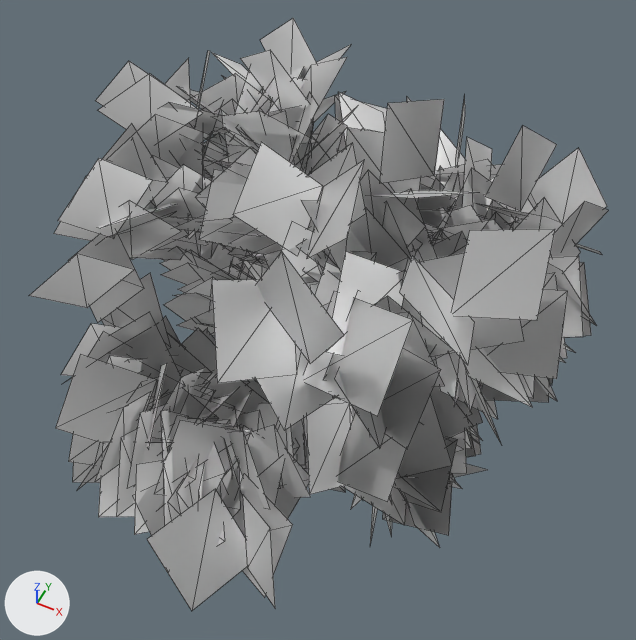
What one commit did to the glTF model Resources/Assets/Tree/Leaves1/Ash1.gltf.
Rendered twice from a 50 mm camera at (3.38, -6.06, 12.3) aimed at (0.48, -0.25, 5.04). The lights are fixed; the arrows at lower left show +X, +Y and +Z. Mesh edges are drawn as thin lines. Where no turn or scale is listed for an object, it has been applied to the vertices.

In view in the first picture: 'Leaves1_LOD0'.
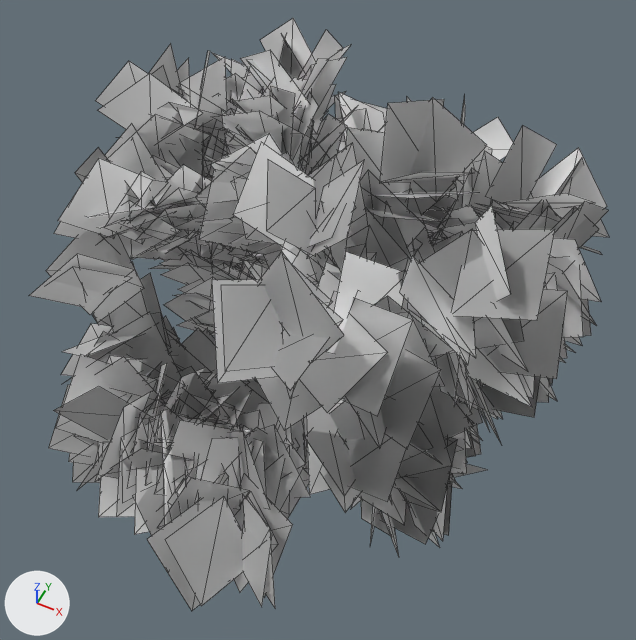
What differs and where, as boxes (x1, y1, x2, y2) in the pictures (636 x 640 px):
'Leaves2_LOD0', added: after (46, 30, 609, 607)

Patch to the scene script:
```diff
--- a/Resources/Assets/Tree/Leaves1/Ash1.gltf.py
+++ b/Resources/Assets/Tree/Leaves1/Ash1.gltf.py
@@ mat_tree_2mat_001 @@
+mat_tree_2mat_001 = bpy.data.materials.new('Tree_2Mat.001')
+mat_tree_2mat_001.use_nodes = True; mat_tree_2mat_001.node_tree.nodes.clear()
+_N = mat_tree_2mat_001.node_tree.nodes; _L = mat_tree_2mat_001.node_tree.links
+n0 = _N.new('ShaderNodeBsdfPrincipled'); n0.name = 'Principled BSDF'
+n0.inputs[1].default_value = 1.0  # 'Metallic'
+n0.inputs[2].default_value = 0.553  # 'Roughness'
+n1 = _N.new('ShaderNodeOutputMaterial'); n1.name = 'Material Output'
+n2 = _N.new('ShaderNodeVertexColor'); n2.name = 'Color Attribute'
+_L.new(n0.outputs[0], n1.inputs[0])  # 'BSDF' to 'Surface'
+_L.new(n2.outputs[0], n0.inputs[0])  # 'Color' to 'Base Color'
+_L.new(n2.outputs[1], n0.inputs[4])  # 'Alpha' to 'Alpha'
@@ me_mesh_002 @@
+me_mesh_002.from_pydata(...)  # 1600 vertices, 800 faces; spans x -2.78..3.23, y -3.42..2.96, z 2.8..7.78
+me_mesh_002.materials.append(mat_tree_2mat_001)
@@ ob_leaves2_lod0 @@
+ob_leaves2_lod0 = bpy.data.objects.new('Leaves2_LOD0', me_mesh_002)
+ob_leaves2_lod0.location = (0.0, 0.0, 0.0)
```
